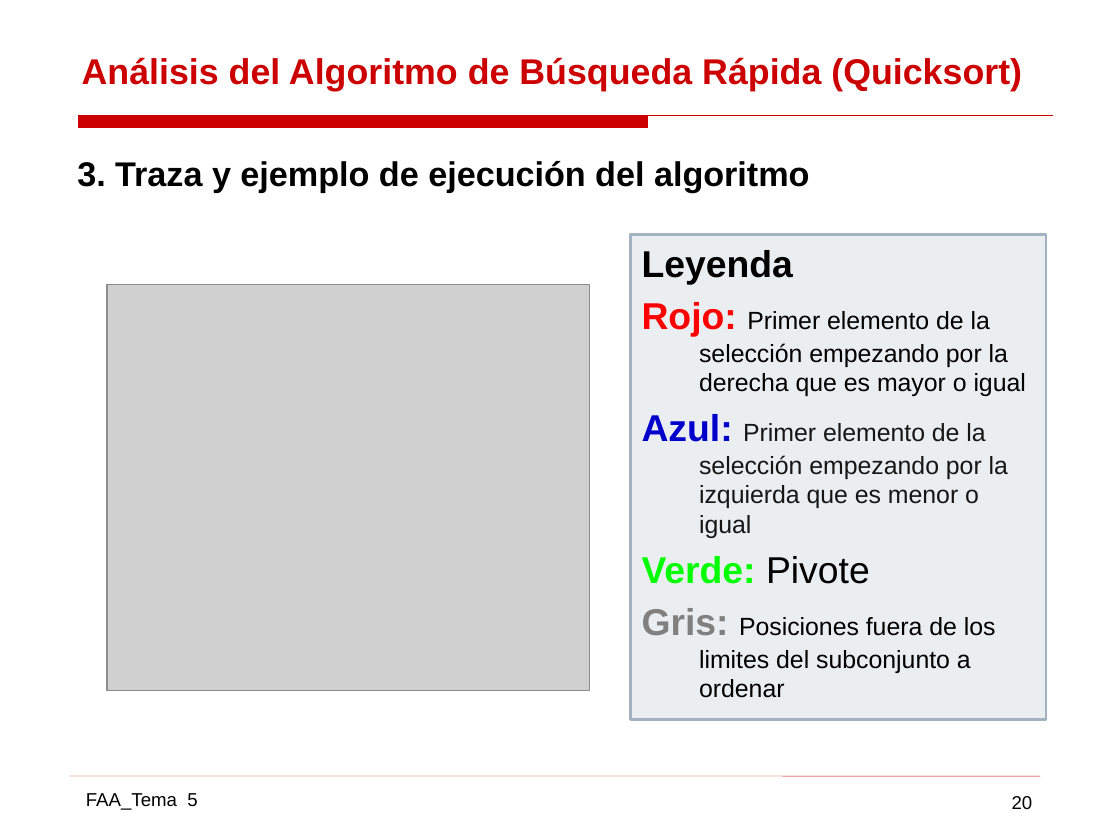
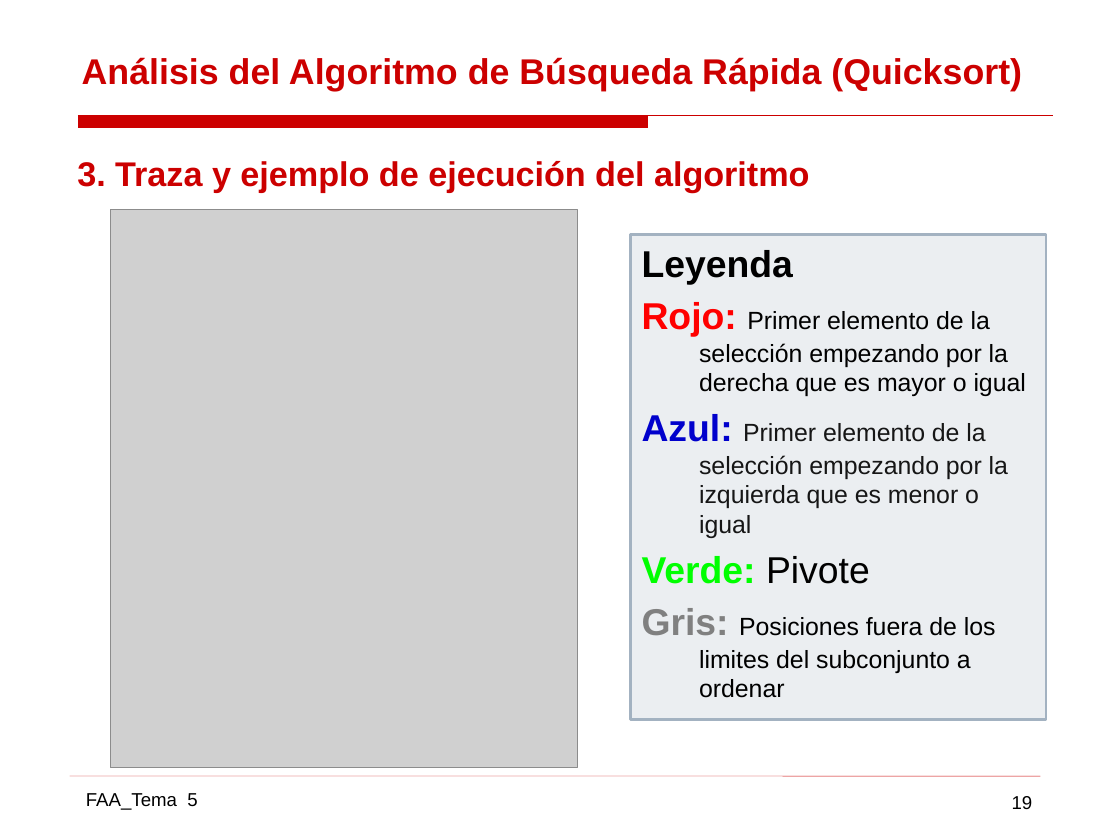
Before and after one commit to gabrielpr96/ETSIcode, a slide deck: slide 19 of FAA/Practica 2 AAD/AAD_11.pptx (slide 20 before the commit). Drawn at 1120x840 pixels with LibreOffice and Linux fonts; fonts in the diff are those of the drawing; grey boxes stand for pictures. Boxes give left, top, right and bottom in pixels: in the first picture for what was removed or moved away, otherwise in the second. Text is boxed around its words. In the diff, an @@ line names an element or a change of style, - is before the commit and + after.

```diff
--- a/FAA/Practica 2 AAD/AAD_11.pptx
+++ b/FAA/Practica 2 AAD/AAD_11.pptx
@@ text "3. Traza y ejemplo de ..." at (x1=77, y1=161, x2=810, y2=192): text colour #000000 to #CC0000 @@
@@ picture resized from (x1=108, y1=284, x2=590, y2=690) to (x1=110, y1=209, x2=577, y2=768) @@
@@ page number at (x1=1012, y1=796, x2=1033, y2=809): text changed @@
-20
+19
```
Also in this commit, not shown: 7 other slides changed, 51 other files.
